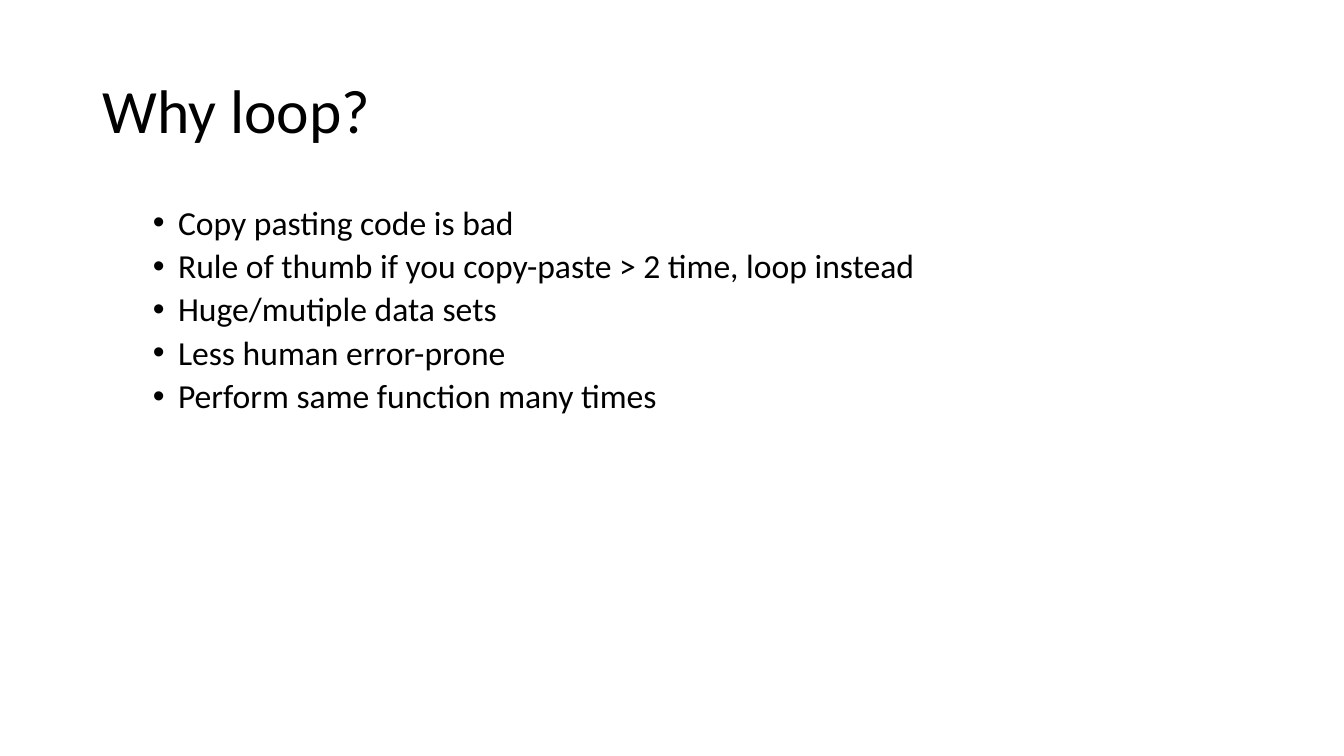
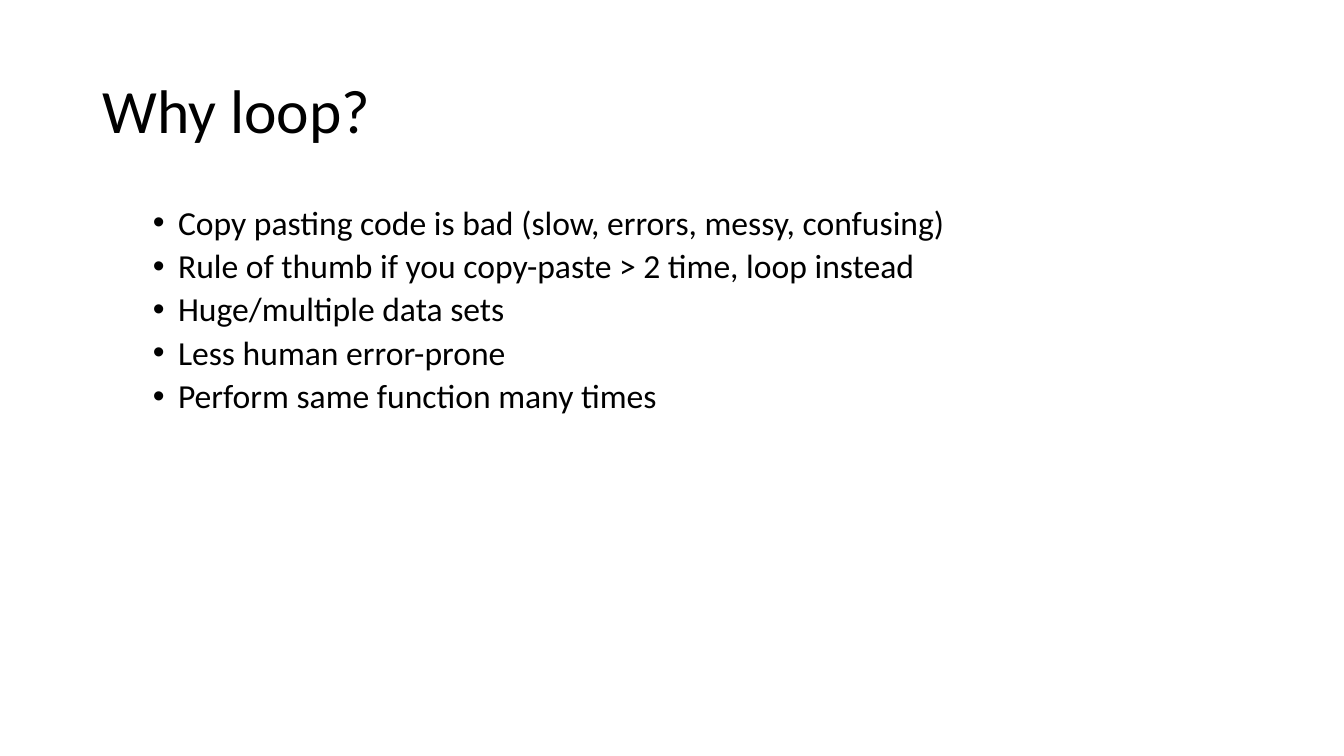
Before and after one commit to ClinicianCoders/ClinicianCoders, a slide deck: slide 21 of Workshops/Workshop6.pptx (slide 20 before the commit). Drawn at 1344x756 pixels with LibreOffice and Linux fonts; fonts in the diff are those of the drawing. Boxes give left, top, right and bottom in pixels: in the first picture for what was removed or moved away, otherwise in the second. Text is boxed around its words. In the diff, an @@ line names an element or a change of style, - is before the commit and + after.

```diff
--- a/Workshops/Workshop6.pptx
+++ b/Workshops/Workshop6.pptx
@@ text at [178, 210, 944, 241]: text changed @@
-  • Copy pasting code is bad
+  • Copy pasting code is bad (slow, errors, messy, confusing)
@@ text at [178, 297, 504, 327]: text changed @@
-  • Huge/mutiple data sets
+  • Huge/multiple data sets
```
Also in this commit, not shown: 3 other slides changed, 1 slide added, 3 other files.
